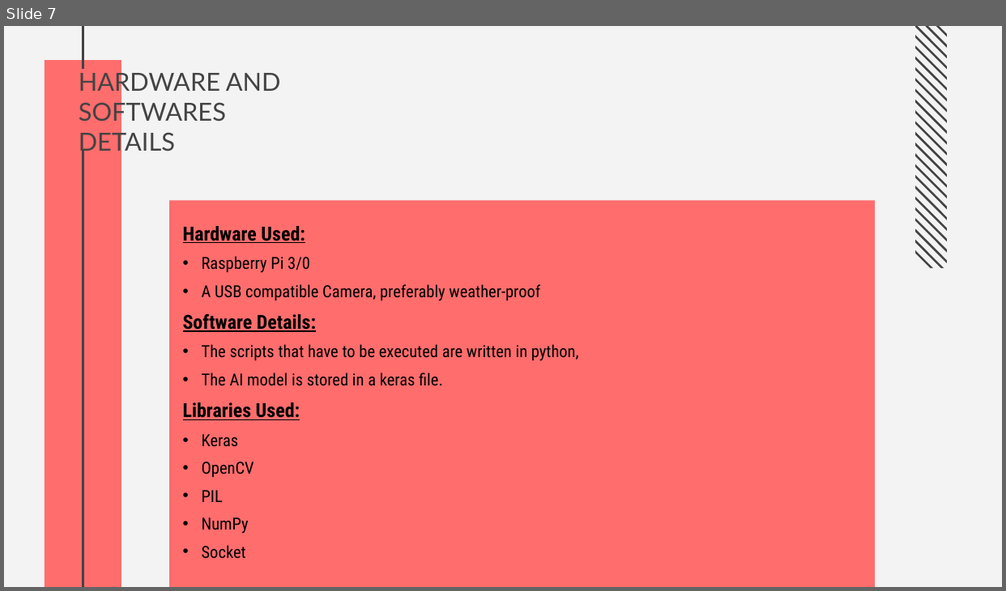
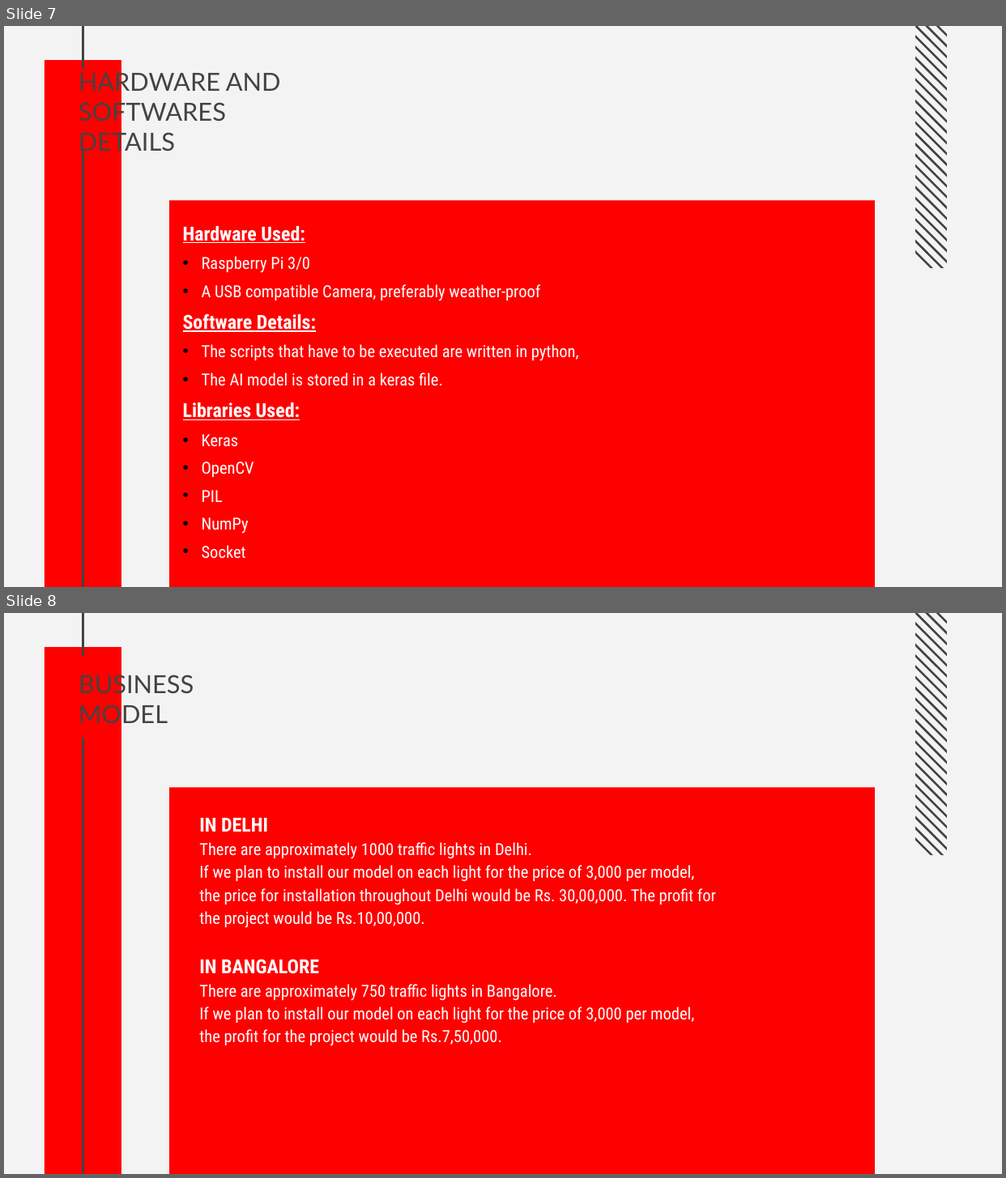
Before and after one commit to Sharan420/Traffic-Classifier, a slide deck: ppt.pptx. Shown one above the other, each under a label of ours: slide 7 before the commit, slides 7 and 8 after it. The pictures are 1006x591 and 1006x1178 pixels, drawn with LibreOffice and Linux fonts; fonts in the diff are those of the drawing. Boxes give left, top, right and bottom in pixels: in the first picture for what was removed or moved away, otherwise in the second. Text is boxed around its words. In the diff, an @@ line names an element or a change of style, - is before the commit and + after.

```diff
--- a/ppt.pptx
+++ b/ppt.pptx
@@ slide 8 added at (x1=4, y1=613, x2=1002, y2=1174), background #F3F3F3; not listed: 28 template elements that a slide beside it also shows @@
@@ title added at (x1=79, y1=671, x2=194, y2=728), 18 pt, text #434343 @@
+BUSINESS MODEL
@@ text added at (x1=199, y1=818, x2=716, y2=1046), 12 pt, text #FFFFFF @@
+IN DELHI
+There are approximately 1000 traffic lights in Delhi.
+If we plan to install our model on each light for the price of 3,000 per model,
+the price for installation throughout Delhi would be Rs. 30,00,000. The profit for the project would be Rs.10,00,000.
+IN BANGALORE
+There are approximately 750 traffic lights in Bangalore.
+If we plan to install our model on each light for the price of 3,000 per model,
+the profit for the project would be Rs.7,50,000.
@@ slide 7 changed as well @@
@@ rectangle at (x1=45, y1=60, x2=121, y2=587): fill #FF6D6D to #FF0000 @@
@@ rectangle at (x1=170, y1=201, x2=876, y2=587): fill #FF6D6D to #FF0000 @@
@@ text "Hardware Used:" at (x1=183, y1=226, x2=579, y2=559): text colour #000000 to #FFFFFF @@
```
Also in this commit, not shown: 7 other slides changed, 2 other slides added.
